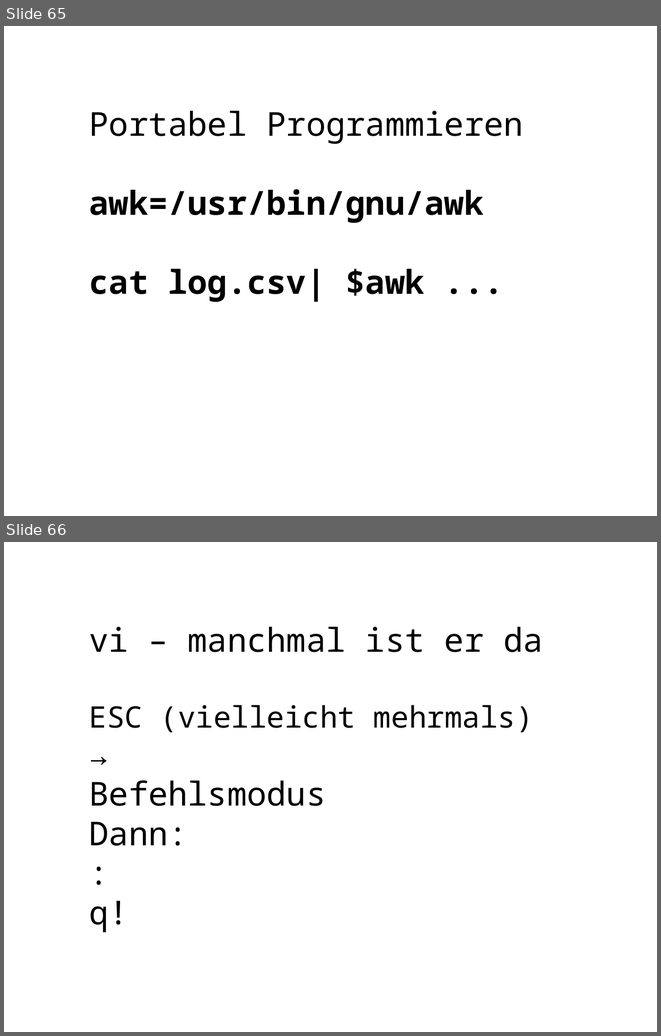
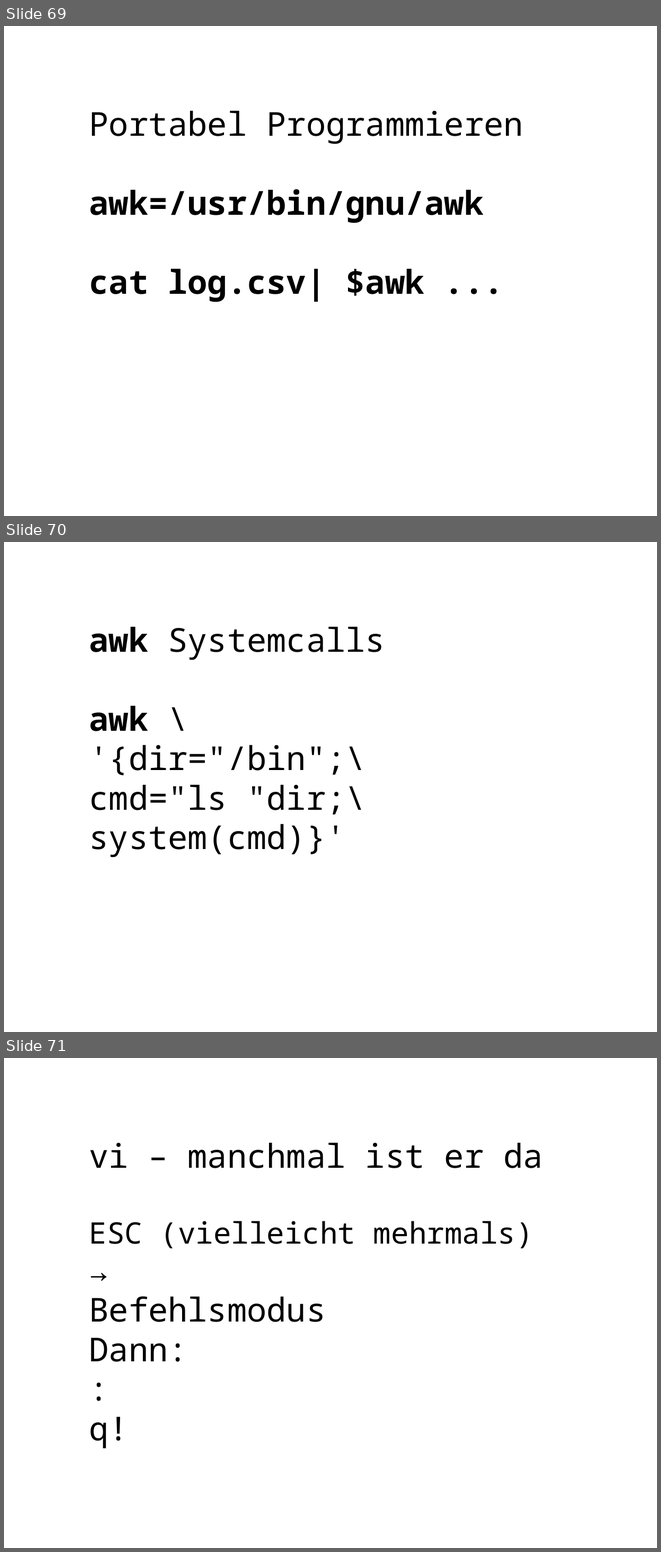
Before and after one commit to koospal/docker, a slide deck: bash/2019-bashing.odp. Shown one above the other, each under a label of ours: slides 65 and 66 before the commit, slides 69, 70 and 71 after it. The pictures are 661x1036 and 661x1552 pixels, drawn with LibreOffice and Linux fonts; fonts in the diff are those of the drawing; background and template pictures are left out. Boxes give left, top, right and bottom in pixels: in the first picture for what was removed or moved away, otherwise in the second. Text is boxed around its words. In the diff, an @@ line names an element or a change of style, - is before the commit and + after.

```diff
--- a/bash/2019-bashing.odp
+++ b/bash/2019-bashing.odp
@@ slide 70 added at box(4, 542, 657, 1032), background picture (left out) @@
@@ text added at box(89, 626, 385, 857), 40 pt, text #000000 @@
+awk Systemcalls
+awk \
+'{dir="/bin";\
+cmd="ls "dir;\
+system(cmd)}'
@@ what was slide 65 is now slide 69 @@
@@ what was slide 66 is now slide 71 @@
```
Also in this commit, not shown: 7 slides changed, 5 other slides added.
